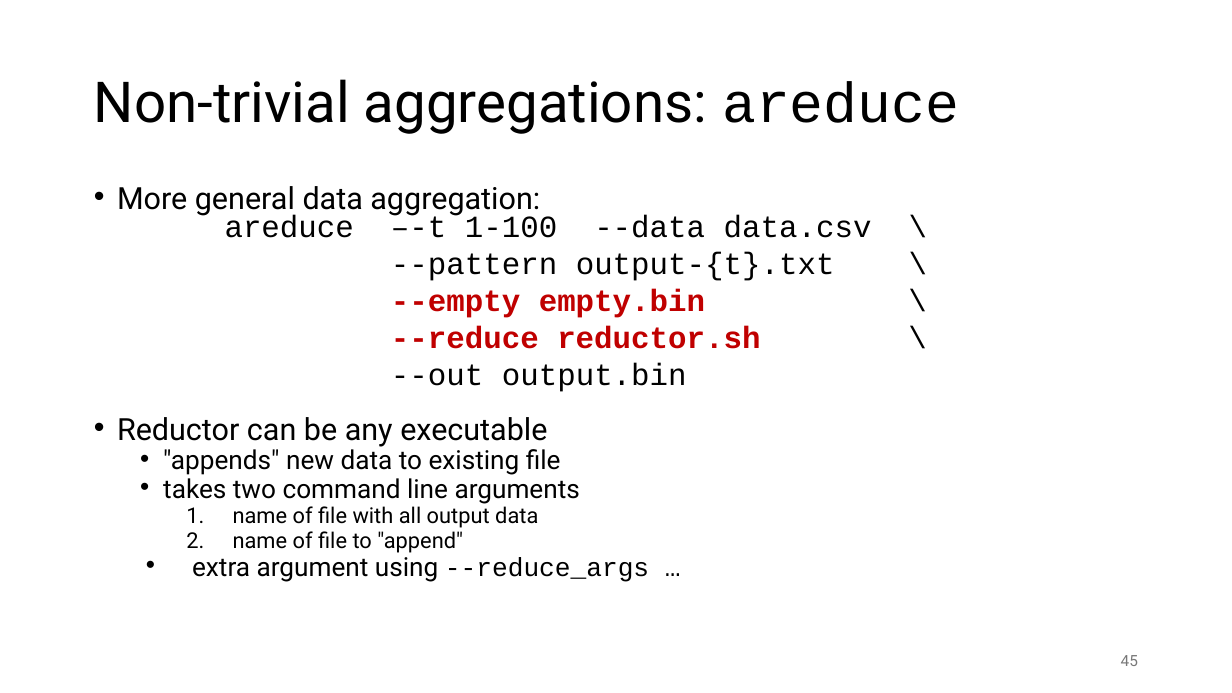
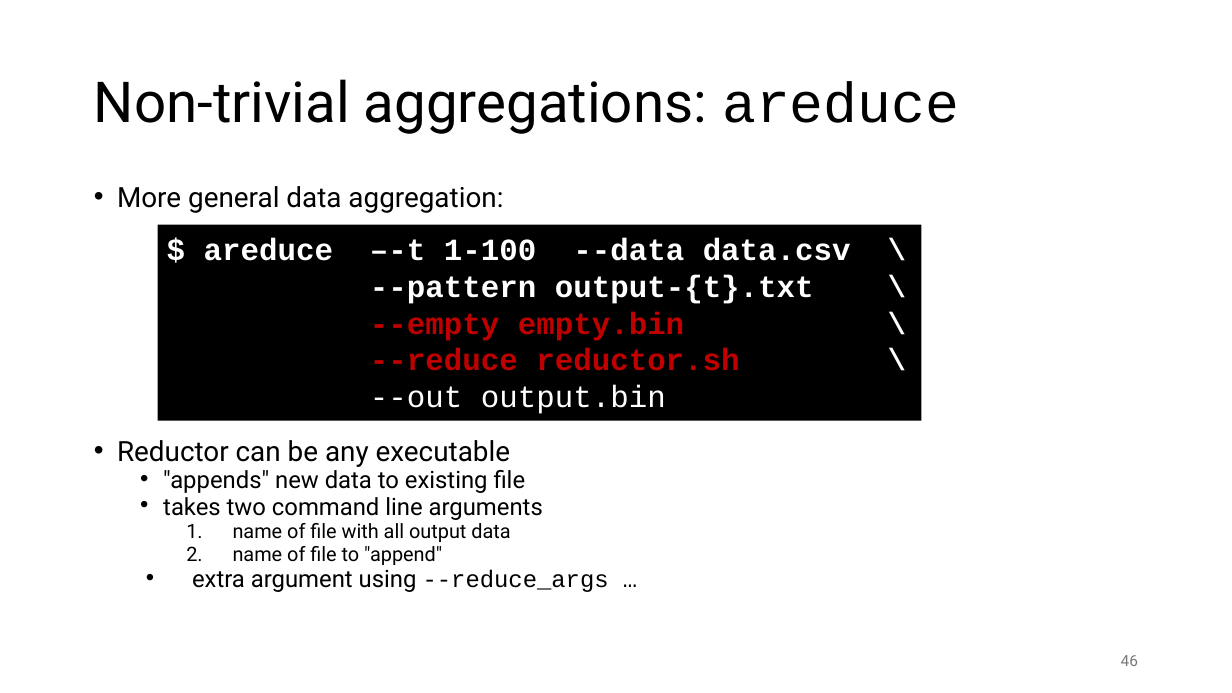
Before and after one commit to gjbex/Workflows-for-HPC, a slide deck: slide 46 of workflow_for_HPC.pptx (slide 45 before the commit). Drawn at 1232x693 pixels with LibreOffice and Linux fonts; fonts in the diff are those of the drawing. Boxes give left, top, right and bottom in pixels: in the first picture for what was removed or moved away, otherwise in the second. Text is boxed around its words. In the diff, an @@ line names an element or a change of style, - is before the commit and + after.

Commit message:
Improve formatting of atools lides

```diff
--- a/workflow_for_HPC.pptx
+++ b/workflow_for_HPC.pptx
@@ text "More general data aggregation:" at [117,186,609,592]: size 23.8 to 21.7 pt in "More general data aggregation:", "Reductor can be any executable"; size 20.4 to 18.6 pt in ""appends" new data to existing file", "takes two command line arguments", "extra argument using --reduce_args …"; size 17 to 15.5 pt in "name of file with all output data", "name of file to "append"" @@
@@ rectangle "$ areduce –-t 1-100 --data ...": place and size @@
-rectangle "$ areduce –-t 1-100 --data ..." at [225,215,872,392]
+rectangle "$ areduce –-t 1-100 --data ..." at [158,225,922,421]
@@ rectangle "$ areduce –-t 1-100 --data ..." at [158,225,922,421]: fill none to #000000 @@
@@ text in rectangle at [204,237,851,261]: text changed; text colour #000000 to #FFFFFF; bold on @@
-areduce –-t 1-100 --data data.csv \
+$ areduce –-t 1-100 --data data.csv \
@@ text in rectangle at [370,274,814,414]: text colour #000000 to #FFFFFF in "--pattern output-{t}.txt \", "\", "\", "--out output.bin"; bold on in "--pattern output-{t}.txt \", "\", "\" @@
```
Also in this commit, not shown: 6 other slides changed, 1 slide added.
